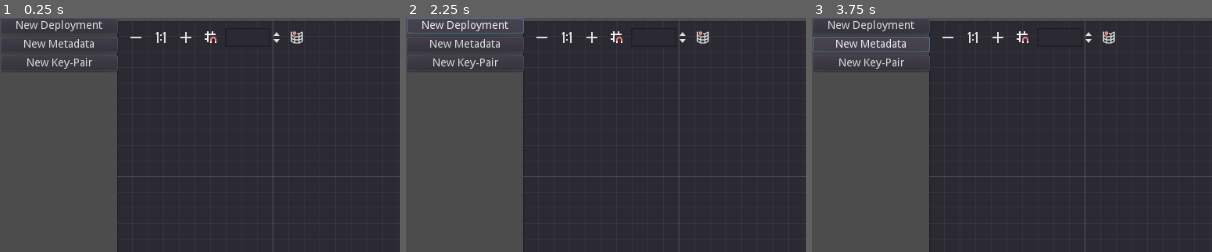
Above: before the commit, frames 1-3 (left to right).
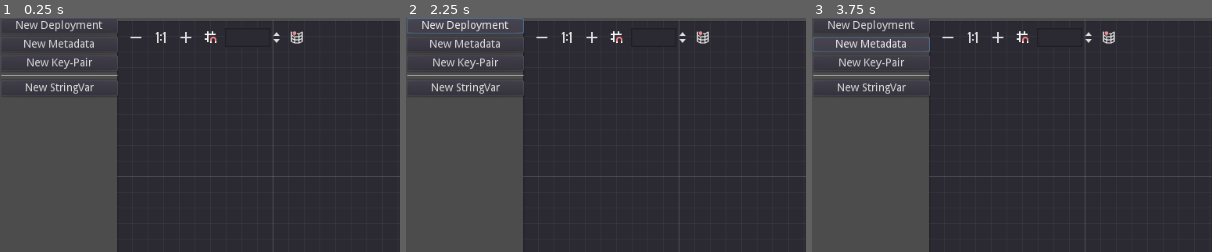
Above: after the commit, the same moments.

Repository: andrebq/FlowView
Game: Godot game, scene res://MainView.tscn
Same seed, same stepped clock (60 frames per second), same inputs: the game is played once before the commit and once after it. The engine's default icon, where the game draws it, is replaced by a stand-in: a white triangle on a blue panel in a dark square.
Inputs (mouse positions are % of the whole screen's width and height, from its top left):
- Up to frame 1 (0.25 s): no input
- Up to frame 2 (2.25 s): click "New Deployment" at 0.5 s; click (77, 56) at 1.27 s; type "Alex" at 1.35 s; click "New Deployment" at 2 s
- Up to frame 3 (3.75 s): click (78, 60) at 2.77 s; type "Alex" at 2.85 s; click "New Metadata" at 3.5 s
The pictures show only the part of the screen within x 0-50%, y 0-50%; the shares and areas given below are measured in that part.

The runs differ from the first frame. In frame 1, 0.5% of the frame differs, in the area x 0-30%, y 24-33%; in frame 2, 0.5%; in frame 3, 0.5%.

Commit message:
chore: add support for input-variables
Update tree is not working properly using just event-based... :-|

Too cumbersome to update the code. Consider using an observable
approach where the source of the data contains points (weakref) to
nodes iterested in the update (keep the from_slot, to_slot) around
to help differentiate the datasource. Similar to how JavaFX does
it.

Self-reference is not supported, circular dependencies may/may not
be supported but I'm not going to worry about that right now. This
is not even alpha anyway (aka somethinge for future me to worry about)

Diff:
--- a/K8STemplate.gd
+++ b/K8STemplate.gd
@@ -8,12 +8,16 @@
 	connect("disconnection_request", self, "_on_K8STemplate_disconnection_request")
 
 func _on_K8STemplate_connection_request(from: String, from_slot: int, to: String, to_slot: int) -> void:
+	if to == from:
+		return
 	self.connect_node(from, from_slot, to, to_slot)
 	var node = get_node(from)
 	if node is KeyValuePair:
 		node.connect("keypair_change", self, "_on_keypair_change", [from, from_slot, to, to_slot])
 	elif node is Metadata:
 		node.connect("metadata_change", self, "_on_metadata_change", [from, from_slot, to, to_slot])
+	elif node is StringVar:
+		node.connect("value_change", self, "_on_stringvar_change", [from, from_slot, to, to_slot])
 
 func _on_keypair_change(key, value, from, from_slot, to, to_slot) -> void:
 	var node = get_node(to)
@@ -23,9 +27,13 @@
 	var node = get_node(to)
 	_notify_slot_data(node, from, from_slot, to_slot, items)
 
-func _notify_slot_data(node, from, from_slot, to_slot, value_arr) -> void:
+func _on_stringvar_change(value, from, from_slot, to, to_slot) -> void:
+	var node = get_node(to)
+	_notify_slot_data(node, from, from_slot, to_slot, value)
+
+func _notify_slot_data(node, from, from_slot, to_slot, value_arg) -> void:
 	if node.has_method("update_slot_data"):
-		node.update_slot_data(from, from_slot, to_slot, value_arr)
+		node.update_slot_data(from, from_slot, to_slot, value_arg)
 
 func _on_K8STemplate_disconnection_request(from: String, from_slot: int, to: String, to_slot: int) -> void:
 	self.disconnect_node(from, from_slot, to, to_slot)
--- a/KeyValuePair.gd
+++ b/KeyValuePair.gd
@@ -2,6 +2,11 @@
 tool
 
 class_name KeyValuePair
+
+enum Slots {
+	KEY = 0
+	VALUE = 1
+}
 
 signal keypair_change(key,value)
 
@@ -12,6 +17,11 @@
 
 	_recompute_keypair()
 
+func update_slot_data(from, from_slot, to_slot, value) -> void:
+	if to_slot == Slots.KEY:
+		$Key.text = value
+	elif to_slot == Slots.VALUE:
+		$Value.text = value
 
 func _on_Control_resized() -> void:
 	pass
--- a/KeyValuePair.tscn
+++ b/KeyValuePair.tscn
@@ -8,24 +8,24 @@
 title = "Key Value"
 show_close = true
 resizable = true
-slot/0/left_enabled = false
-slot/0/left_type = 0
-slot/0/left_color = Color( 1, 1, 1, 1 )
+slot/0/left_enabled = true
+slot/0/left_type = 3
+slot/0/left_color = Color( 1, 0.75, 0.8, 1 )
 slot/0/right_enabled = false
-slot/0/right_type = 0
-slot/0/right_color = Color( 1, 1, 1, 1 )
-slot/1/left_enabled = false
-slot/1/left_type = 0
-slot/1/left_color = Color( 1, 1, 1, 1 )
+slot/0/right_type = -1
+slot/0/right_color = Color( 0, 0, 0, 1 )
+slot/1/left_enabled = true
+slot/1/left_type = 3
+slot/1/left_color = Color( 1, 0.75, 0.8, 1 )
 slot/1/right_enabled = false
-slot/1/right_type = 0
-slot/1/right_color = Color( 1, 1, 1, 1 )
+slot/1/right_type = -1
+slot/1/right_color = Color( 0, 0, 0, 1 )
 slot/2/left_enabled = false
-slot/2/left_type = 0
-slot/2/left_color = Color( 1, 1, 1, 1 )
-slot/2/right_enabled = false
+slot/2/left_type = -1
+slot/2/left_color = Color( 0, 0, 0, 1 )
+slot/2/right_enabled = true
 slot/2/right_type = 0
-slot/2/right_color = Color( 1, 1, 1, 1 )
+slot/2/right_color = Color( 0, 0, 1, 1 )
 script = ExtResource( 1 )
 __meta__ = {
 "_edit_use_anchors_": false
@@ -51,6 +51,7 @@
 margin_right = 265.0
 margin_bottom = 122.0
 rect_min_size = Vector2( 0, 32 )
+text = ":"
 [connection signal="close_request" from="." to="." method="_on_Control_close_request"]
 [connection signal="resize_request" from="." to="." method="_on_Control_resize_request"]
 [connection signal="text_changed" from="Key" to="." method="_on_Key_text_changed"]
--- a/MainView.gd
+++ b/MainView.gd
@@ -3,10 +3,12 @@
 var Deployment = preload("res://Deployment.tscn")
 var Metadata = preload("res://Metadata.tscn")
 var KeyValuePair = preload("res://KeyValuePair.tscn")
+var StringVar = preload("res://StringVar.tscn")
 
 var deployment_count = 0
 var metadata_count = 0
 var kp_count = 0
+var var_count = 0
 
 
 # Called when the node enters the scene tree for the first time.
@@ -35,7 +37,16 @@
 
 func _on_AddKeyPair_pressed() -> void:
 	var kp = KeyValuePair.instance()
-	kp.title += ' ' + str(metadata_count)
+	kp.title += ' ' + str(kp_count)
 	kp_count += 1
 	kp.offset = self.rect_size / 2 + Vector2(rand_range(-20, 20), rand_range(-20, 20))
 	$K8STemplate.add_child(kp)
+
+
+func _on_Button_pressed():
+	var sv = StringVar.instance()
+	sv.title += ' ' + str(var_count)
+	sv.set_name(sv.title)
+	var_count += 1
+	sv.offset = self.rect_size / 2 + Vector2(rand_range(-20, 20), rand_range(-20, 20))
+	$K8STemplate.add_child(sv)
--- a/MainView.tscn
+++ b/MainView.tscn
@@ -34,7 +34,7 @@
 
 [node name="VBoxContainer" type="VBoxContainer" parent="ScrollContainer"]
 margin_right = 150.0
-margin_bottom = 68.0
+margin_bottom = 100.0
 grow_horizontal = 2
 grow_vertical = 2
 size_flags_horizontal = 3
@@ -55,6 +55,18 @@
 margin_right = 150.0
 margin_bottom = 68.0
 text = "New Key-Pair"
+
+[node name="HSeparator" type="HSeparator" parent="ScrollContainer/VBoxContainer"]
+margin_top = 72.0
+margin_right = 150.0
+margin_bottom = 76.0
+
+[node name="Button" type="Button" parent="ScrollContainer/VBoxContainer"]
+margin_top = 80.0
+margin_right = 150.0
+margin_bottom = 100.0
+text = "New StringVar"
 [connection signal="pressed" from="ScrollContainer/VBoxContainer/AddDeployment" to="." method="_on_AddDeployment_pressed"]
 [connection signal="pressed" from="ScrollContainer/VBoxContainer/AddMetadata" to="." method="_on_AddMetadata_pressed"]
 [connection signal="pressed" from="ScrollContainer/VBoxContainer/AddKeyPair" to="." method="_on_AddKeyPair_pressed"]
+[connection signal="pressed" from="ScrollContainer/VBoxContainer/Button" to="." method="_on_Button_pressed"]
--- /dev/null
+++ b/StringVar.gd
@@ -0,0 +1,33 @@
+extends GraphNode
+
+signal value_change(value)
+signal name_change(value)
+
+class_name StringVar
+
+func _ready():
+	Connections.set_both_slot(self, 1, Connections.Types.TEXT, Connections.Types.TEXT)
+	$VarName.connect("text_changed", self, "_on_VarName_text_changed")
+	$Value.connect("text_changed", self, "_on_Value_text_changed")
+
+func set_name(value) -> void:
+	$VarName.text = _cleanup_name(value)
+
+func _on_Control_close_request():
+	queue_free()
+
+func _on_Control_resize_request(new_minsize):
+	new_minsize.y = rect_size.y
+	rect_size = new_minsize
+
+func _on_VarName_text_changed(new_value):
+	emit_signal("name_change", $VarName.text)
+
+func _on_Value_text_changed(new_value):
+	emit_signal("value_change", $Value.text)
+
+func _cleanup_name(value) -> String:
+	return value.trim_suffix(" ").trim_prefix(" ").replace(" ", "_")
+
+func _on_LineEdit_text_changed(new_text):
+	pass
--- /dev/null
+++ b/StringVar.tscn
@@ -0,0 +1,61 @@
+[gd_scene load_steps=3 format=2]
+
+[ext_resource path="res://StringVar.gd" type="Script" id=1]
+[ext_resource path="res://icon.png" type="Texture" id=2]
+
+[node name="Control" type="GraphNode"]
+margin_left = -2.79474
+margin_top = -1.0
+margin_right = 170.205
+margin_bottom = 98.0
+title = "StringVar"
+show_close = true
+resizable = true
+slot/0/left_enabled = false
+slot/0/left_type = 0
+slot/0/left_color = Color( 1, 1, 1, 1 )
+slot/0/right_enabled = false
+slot/0/right_type = 0
+slot/0/right_color = Color( 1, 1, 1, 1 )
+slot/1/left_enabled = false
+slot/1/left_type = 0
+slot/1/left_color = Color( 1, 1, 1, 1 )
+slot/1/right_enabled = false
+slot/1/right_type = 0
+slot/1/right_color = Color( 1, 1, 1, 1 )
+script = ExtResource( 1 )
+__meta__ = {
+"_edit_use_anchors_": false
+}
+
+[node name="VarName" type="LineEdit" parent="."]
+margin_left = 16.0
+margin_top = 24.0
+margin_right = 157.0
+margin_bottom = 56.0
+rect_min_size = Vector2( 0, 32 )
+__meta__ = {
+"_edit_use_anchors_": false
+}
+
+[node name="ErrorIcon" type="TextureRect" parent="VarName"]
+visible = false
+anchor_left = 0.882
+anchor_top = 0.204
+anchor_right = 0.882
+anchor_bottom = 0.204
+rect_scale = Vector2( 0.25, 0.25 )
+texture = ExtResource( 2 )
+__meta__ = {
+"_edit_use_anchors_": false
+}
+
+[node name="Value" type="LineEdit" parent="."]
+margin_left = 16.0
+margin_top = 57.0
+margin_right = 157.0
+margin_bottom = 89.0
+rect_min_size = Vector2( 0, 32 )
+[connection signal="close_request" from="." to="." method="_on_Control_close_request"]
+[connection signal="resize_request" from="." to="." method="_on_Control_resize_request"]
+[connection signal="text_changed" from="VarName" to="." method="_on_LineEdit_text_changed"]
--- a/project.godot
+++ b/project.godot
@@ -33,13 +33,19 @@
 "class": "Metadata",
 "language": "GDScript",
 "path": "res://Metadata.gd"
+}, {
+"base": "GraphNode",
+"class": "StringVar",
+"language": "GDScript",
+"path": "res://StringVar.gd"
 } ]
 _global_script_class_icons={
 "Connections": "",
 "Deployment": "",
 "K8STemplate": "",
 "KeyValuePair": "",
-"Metadata": ""
+"Metadata": "",
+"StringVar": ""
 }
 
 [application]
